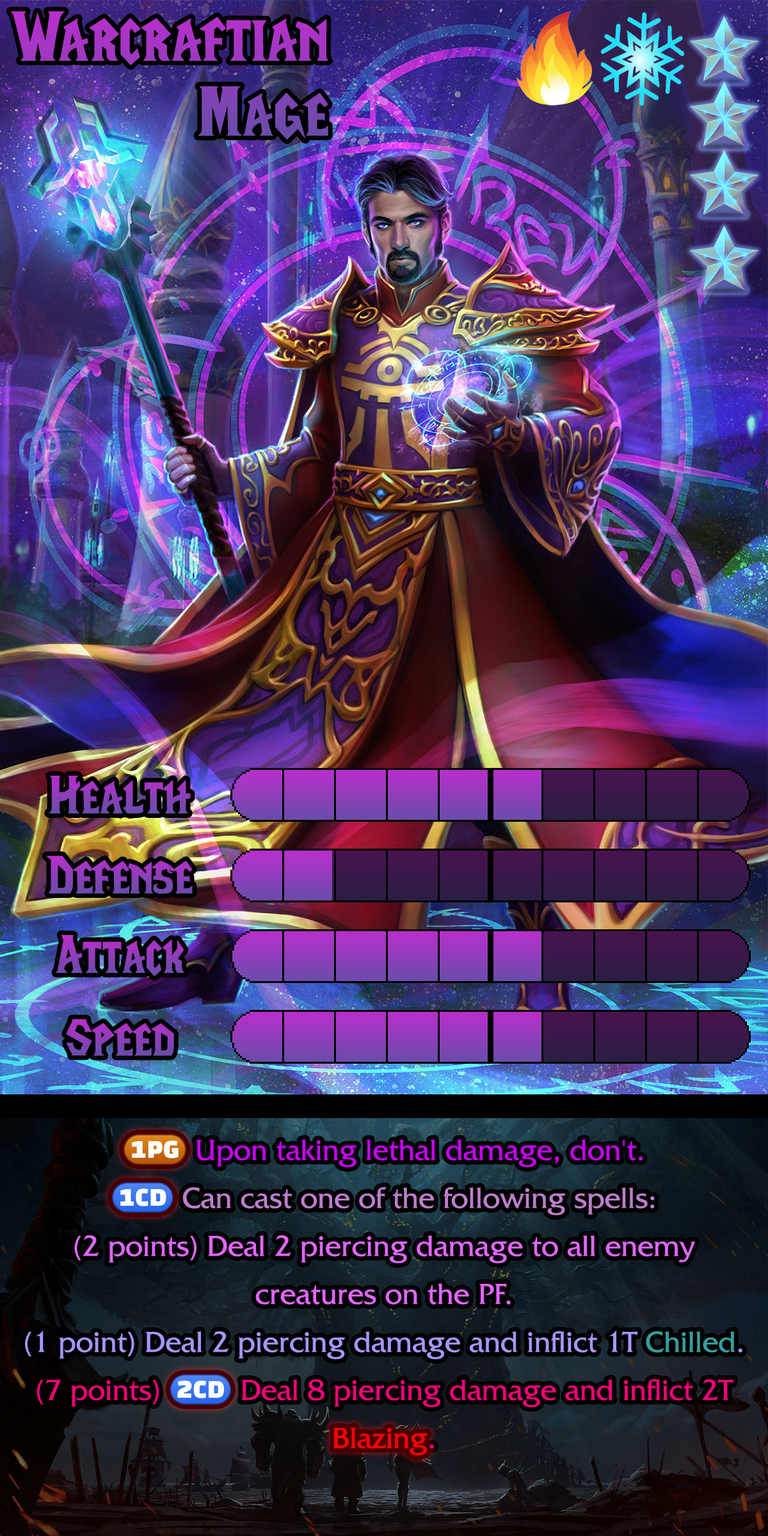
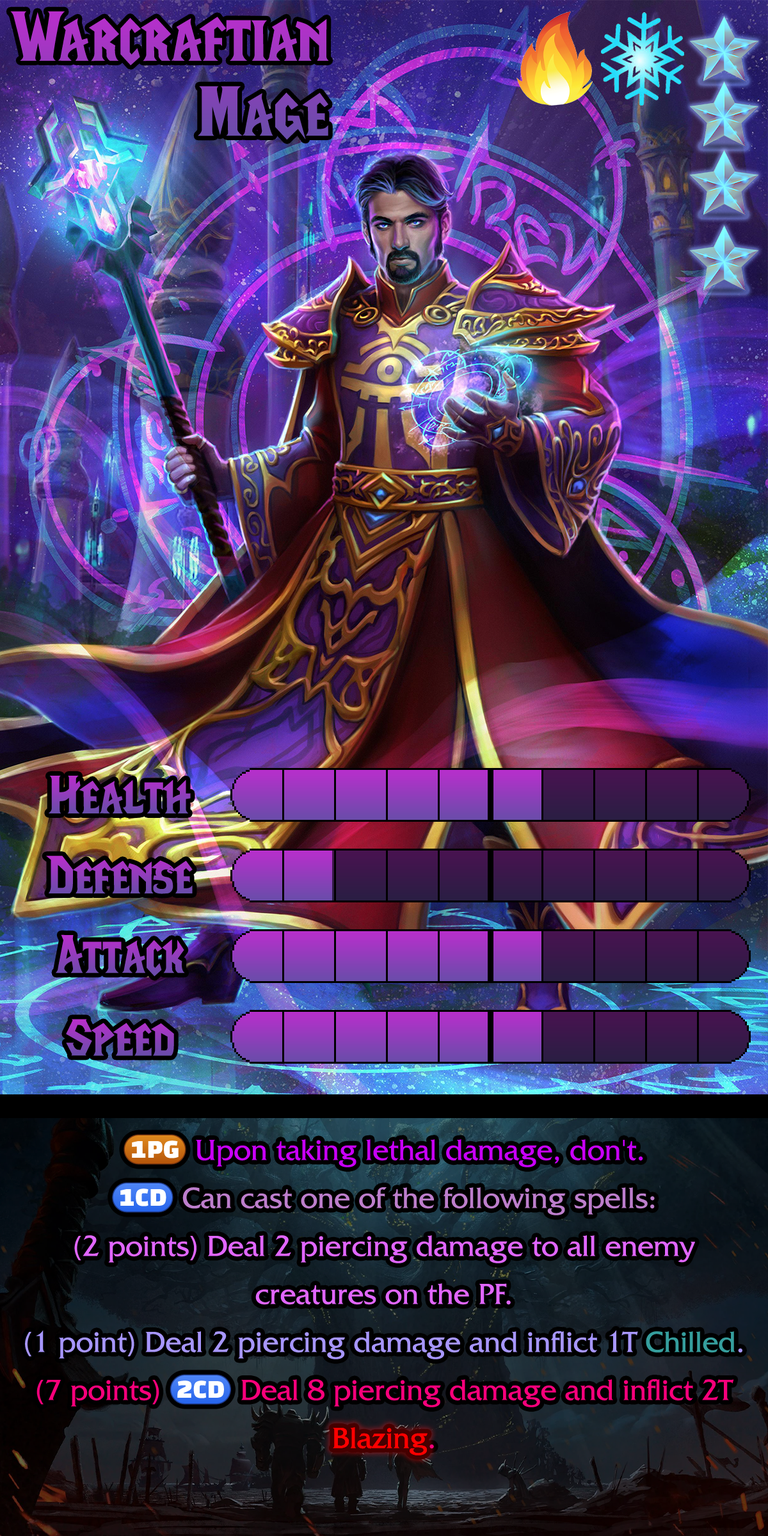
Before/after of a 768×1536 layered artwork. What changed in the layer stack:
painted on "Ability FX: Blazing" over <box>111,1134,232,1405</box>
